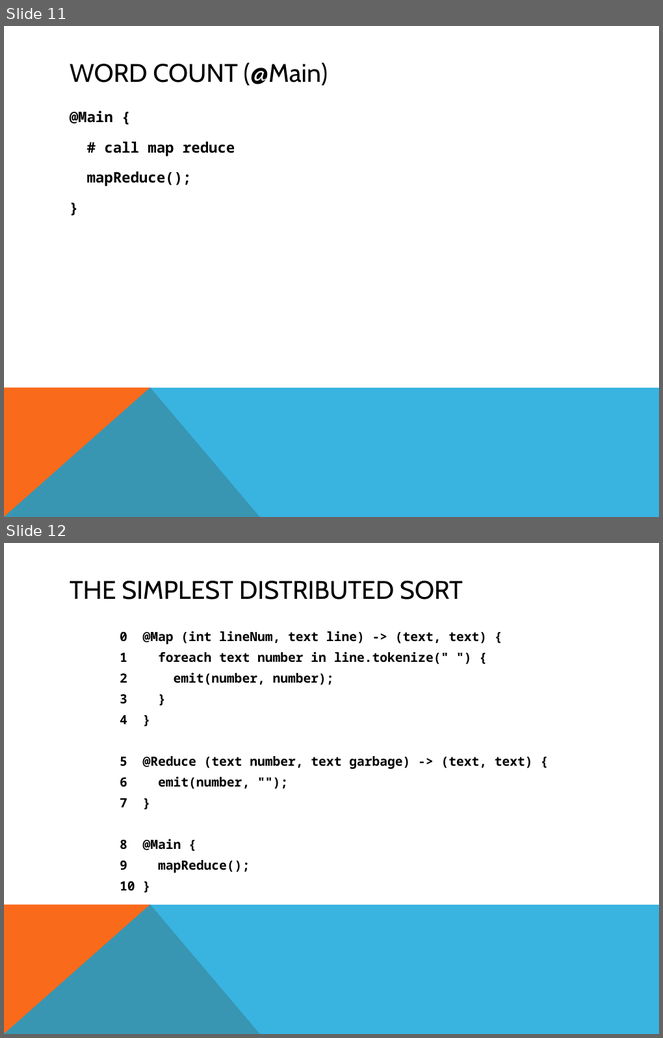
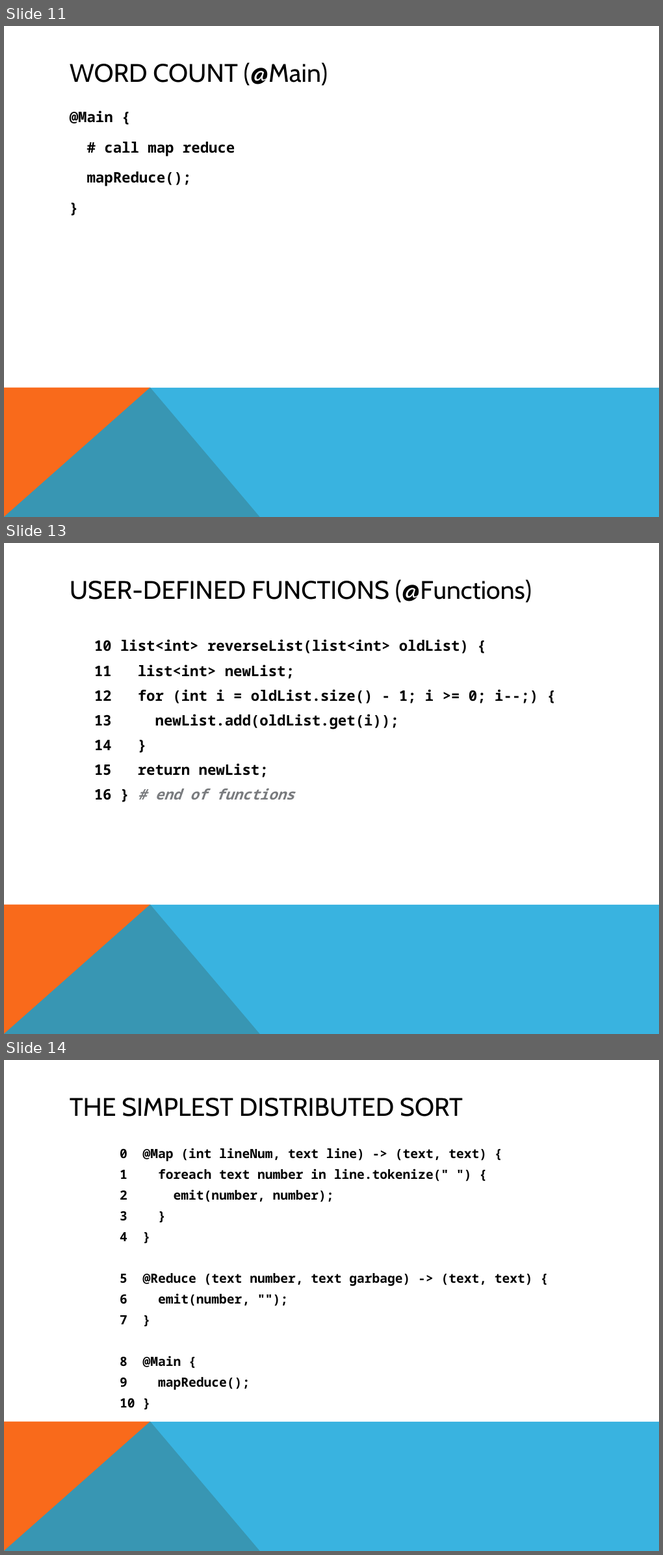
Before and after one commit to smessing/Hog, a slide deck: demo/demo.pptx. Shown one above the other, each under a label of ours: slides 11 and 12 before the commit, slides 11, 13 and 14 after it; the slides between them are not shown. The pictures are 663x1038 and 663x1555 pixels, drawn with LibreOffice and Linux fonts; fonts in the diff are those of the drawing. Boxes give left, top, right and bottom in pixels: in the first picture for what was removed or moved away, otherwise in the second. Text is boxed around its words. In the diff, an @@ line names an element or a change of style, - is before the commit and + after.

```diff
--- a/demo/demo.pptx
+++ b/demo/demo.pptx
@@ slide 13 added at bbox=[4, 543, 659, 1034], background #FFFFFF; not listed: 2 template elements that a slide beside it also shows @@
@@ title added at bbox=[70, 579, 532, 603], 28 pt, text #000000 @@
+USER-DEFINED FUNCTIONS (@Functions)
@@ text added at bbox=[94, 639, 538, 800], 16 pt, text #000000, bold @@
+10 list<int> reverseList(list<int> oldList) {
+11 list<int> newList;
+12 for (int i = oldList.size() - 1; i >= 0; i--;) {
+13 newList.add(oldList.get(i));
+14 }
+15 return newList;
+16 } # end of functions
@@ what was slide 12 is now slide 14 @@
```
Also in this commit, not shown: 1 slide changed, 1 other slide added.
